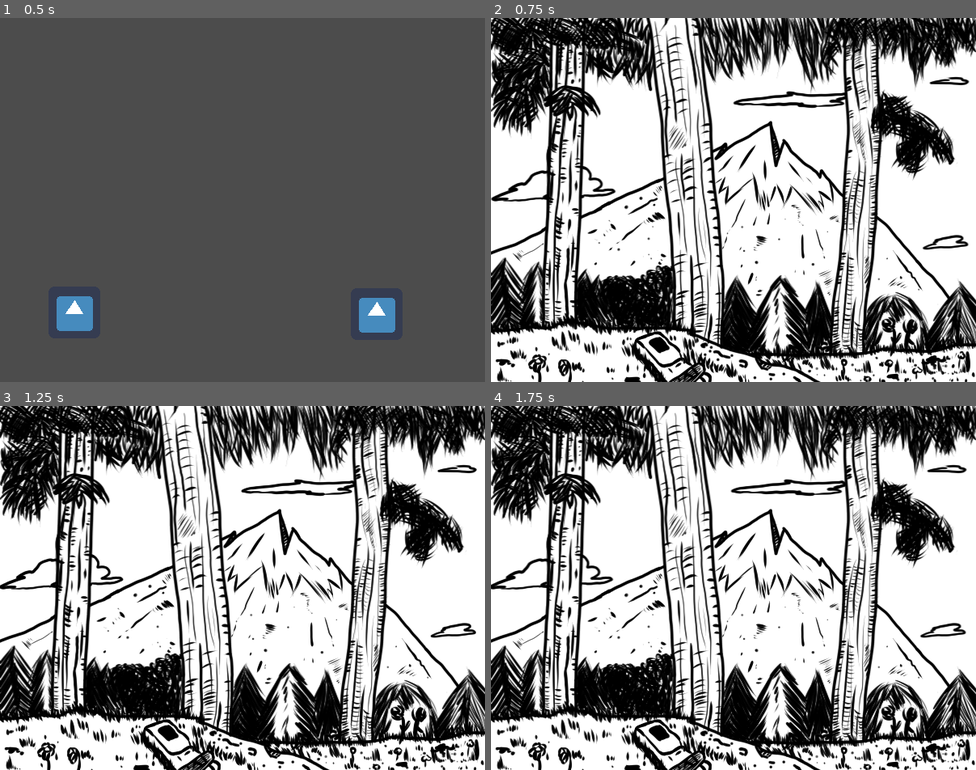
Above: before the commit, frames 1-4 (two rows, left to right).
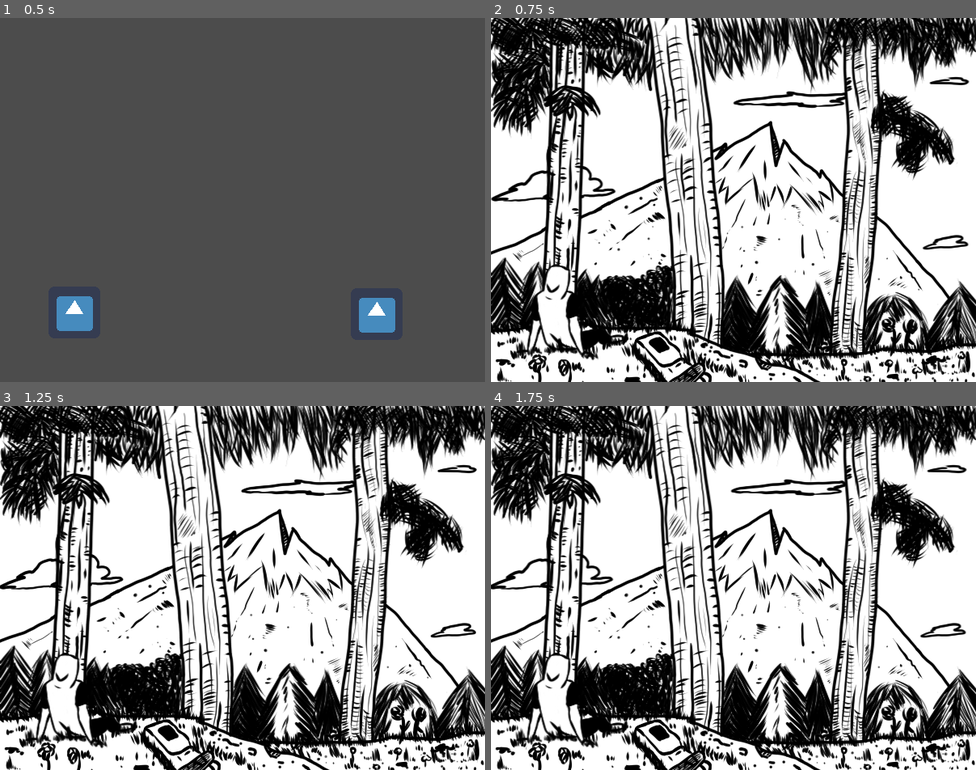
Above: after the commit, the same moments.

Repository: Ant0yne/35hJam_Edition-1
Game: Godot game, scene res://Scene/Menu.tscn
Same seed, same stepped clock (60 frames per second), same inputs: the game is played once before the commit and once after it. The engine's default icon, where the game draws it, is replaced by a stand-in: a white triangle on a blue panel in a dark square.
Inputs (mouse positions are in pixels of both pictures, inside the frame that each line leads up to):
- Up to frame 1 (0.5 s): no input
- Up to frame 2 (0.75 s): click (563, 312) at 0.5 s
- Up to frame 3 (1.25 s): no input
- Up to frame 4 (1.75 s): no input

Frame 1 is identical in both runs. In frame 2, 1.9% of the frame differs, in the area x 5-29%, y 67-94%; in frame 3, 1.9%; in frame 4, 1.9%.

Commit message:
Jour 1 Saison 1 fini

Diff:
--- a/Scene/Main.tscn
+++ b/Scene/Main.tscn
@@ -1,8 +1,8 @@
-[gd_scene load_steps=20 format=2]
+[gd_scene load_steps=53 format=2]
 
 [ext_resource path="res://Scene/Main.gd" type="Script" id=1]
 [ext_resource path="res://Graphisme/Jour 1 Saison 1/Herbe sac.png" type="Texture" id=2]
-[ext_resource path="res://Placeholder/Personnage.png" type="Texture" id=3]
+[ext_resource path="res://Graphisme/Jour 1 Saison 1/PersonnageJ1S1/personnageJour1Saison10021.png" type="Texture" id=3]
 [ext_resource path="res://Placeholder/Fond Blanc.png" type="Texture" id=4]
 [ext_resource path="res://Graphisme/Jour 1 Saison 1/Arbre premoer plan.png" type="Texture" id=5]
 [ext_resource path="res://Graphisme/Jour 1 Saison 1/Arbre second plan.png" type="Texture" id=6]
@@ -10,6 +10,37 @@
 [ext_resource path="res://Graphisme/Jour 1 Saison 1/Montagne.png" type="Texture" id=8]
 [ext_resource path="res://Graphisme/Jour 1 Saison 1/Premier plan.png" type="Texture" id=9]
 [ext_resource path="res://Graphisme/Jour 1 Saison 1/nuage.png" type="Texture" id=10]
+[ext_resource path="res://Graphisme/Jour 1 Saison 1/PersonnageJ1S1/personnageJour1Saison10003.png" type="Texture" id=11]
+[ext_resource path="res://Graphisme/Jour 1 Saison 1/PersonnageJ1S1/personnageJour1Saison10013.png" type="Texture" id=12]
+[ext_resource path="res://Graphisme/Jour 1 Saison 1/PersonnageJ1S1/personnageJour1Saison10007.png" type="Texture" id=13]
+[ext_resource path="res://Graphisme/Jour 1 Saison 1/PersonnageJ1S1/personnageJour1Saison10015.png" type="Texture" id=14]
+[ext_resource path="res://Graphisme/Jour 1 Saison 1/PersonnageJ1S1/personnageJour1Saison10000.png" type="Texture" id=15]
+[ext_resource path="res://Graphisme/Jour 1 Saison 1/PersonnageJ1S1/personnageJour1Saison10002.png" type="Texture" id=16]
+[ext_resource path="res://Graphisme/Jour 1 Saison 1/PersonnageJ1S1/personnageJour1Saison10001.png" type="Texture" id=17]
+[ext_resource path="res://Graphisme/Jour 1 Saison 1/PersonnageJ1S1/personnageJour1Saison10004.png" type="Texture" id=18]
+[ext_resource path="res://Graphisme/Jour 1 Saison 1/PersonnageJ1S1/personnageJour1Saison10005.png" type="Texture" id=19]
+[ext_resource path="res://Graphisme/Jour 1 Saison 1/PersonnageJ1S1/personnageJour1Saison10006.png" type="Texture" id=20]
+[ext_resource path="res://Graphisme/Jour 1 Saison 1/PersonnageJ1S1/personnageJour1Saison10008.png" type="Texture" id=21]
+[ext_resource path="res://Graphisme/Jour 1 Saison 1/PersonnageJ1S1/personnageJour1Saison10010.png" type="Texture" id=22]
+[ext_resource path="res://Graphisme/Jour 1 Saison 1/PersonnageJ1S1/personnageJour1Saison10011.png" type="Texture" id=23]
+[ext_resource path="res://Graphisme/Jour 1 Saison 1/PersonnageJ1S1/personnageJour1Saison10014.png" type="Texture" id=24]
+[ext_resource path="res://Graphisme/Jour 1 Saison 1/PersonnageJ1S1/personnageJour1Saison10016.png" type="Texture" id=25]
+[ext_resource path="res://Graphisme/Jour 1 Saison 1/PersonnageJ1S1/personnageJour1Saison10017.png" type="Texture" id=26]
+[ext_resource path="res://Graphisme/Jour 1 Saison 1/PersonnageJ1S1/personnageJour1Saison10012.png" type="Texture" id=27]
+[ext_resource path="res://Graphisme/Jour 1 Saison 1/PersonnageJ1S1/personnageJour1Saison10009.png" type="Texture" id=28]
+[ext_resource path="res://Graphisme/Jour 1 Saison 1/PersonnageJ1S1/personnageJour1Saison10018.png" type="Texture" id=29]
+[ext_resource path="res://Graphisme/Jour 1 Saison 1/PersonnageJ1S1/personnageJour1Saison10019.png" type="Texture" id=30]
+[ext_resource path="res://Graphisme/Jour 1 Saison 1/PersonnageJ1S1/personnageJour1Saison10020.png" type="Texture" id=31]
+[ext_resource path="res://Graphisme/Jour 1 Saison 1/PersonnageJ1S1/personnageJour1Saison10025.png" type="Texture" id=32]
+[ext_resource path="res://Graphisme/Jour 1 Saison 1/PersonnageJ1S1/personnageJour1Saison10023.png" type="Texture" id=33]
+[ext_resource path="res://Graphisme/Jour 1 Saison 1/PersonnageJ1S1/personnageJour1Saison10027.png" type="Texture" id=34]
+[ext_resource path="res://Graphisme/Jour 1 Saison 1/PersonnageJ1S1/personnageJour1Saison10022.png" type="Texture" id=35]
+[ext_resource path="res://Graphisme/Jour 1 Saison 1/PersonnageJ1S1/personnageJour1Saison10026.png" type="Texture" id=36]
+[ext_resource path="res://Graphisme/Jour 1 Saison 1/PersonnageJ1S1/personnageJour1Saison10024.png" type="Texture" id=37]
+[ext_resource path="res://Graphisme/Jour 1 Saison 1/PersonnageJ1S1/personnageJour1Saison10028.png" type="Texture" id=38]
+[ext_resource path="res://Graphisme/Jour 1 Saison 1/PersonnageJ1S1/personnageJour1Saison10030.png" type="Texture" id=39]
+[ext_resource path="res://Graphisme/Jour 1 Saison 1/PersonnageJ1S1/personnageJour1Saison10029.png" type="Texture" id=40]
+[ext_resource path="res://Graphisme/Jour 1 Saison 1/Herbe Perso.png" type="Texture" id=41]
 
 [sub_resource type="Shader" id=7]
 code = "// original wind shader from https://github.com/Maujoe/godot-simple-wind-shader-2d/tree/master/assets/maujoe.simple_wind_shader_2d
@@ -125,14 +156,6 @@
 shader_param/heightOffset = null
 shader_param/offset = 0.0
 
-[sub_resource type="SpriteFrames" id=1]
-animations = [ {
-"frames": [ ExtResource( 3 ), null, ExtResource( 3 ), ExtResource( 3 ), ExtResource( 3 ), ExtResource( 3 ) ],
-"loop": true,
-"name": "default",
-"speed": 5.0
-} ]
-
 [sub_resource type="Shader" id=5]
 code = "// original wind shader from https://github.com/Maujoe/godot-simple-wind-shader-2d/tree/master/assets/maujoe.simple_wind_shader_2d
 // original script modified by HungryProton so that the assets are moving differently : https://pastebin.com/VL3AfV8D
@@ -247,6 +270,71 @@
 shader_param/heightOffset = null
 shader_param/offset = 0.0
 
+[sub_resource type="SpriteFrames" id=1]
+animations = [ {
+"frames": [ ExtResource( 15 ), ExtResource( 17 ), ExtResource( 16 ), ExtResource( 11 ), ExtResource( 18 ), ExtResource( 19 ), ExtResource( 20 ), ExtResource( 13 ), ExtResource( 21 ), ExtResource( 28 ), ExtResource( 22 ), ExtResource( 23 ), ExtResource( 27 ), ExtResource( 12 ), ExtResource( 24 ), ExtResource( 14 ), ExtResource( 25 ), ExtResource( 26 ), ExtResource( 29 ), ExtResource( 30 ), ExtResource( 31 ), ExtResource( 3 ), ExtResource( 35 ), ExtResource( 33 ), ExtResource( 37 ), ExtResource( 32 ), ExtResource( 36 ), ExtResource( 34 ), ExtResource( 38 ), ExtResource( 40 ), ExtResource( 39 ) ],
+"loop": true,
+"name": "default",
+"speed": 12.0
+} ]
+
+[sub_resource type="Shader" id=11]
+code = "// original wind shader from https://github.com/Maujoe/godot-simple-wind-shader-2d/tree/master/assets/maujoe.simple_wind_shader_2d
+// original script modified by HungryProton so that the assets are moving differently : https://pastebin.com/VL3AfV8D
+//
+// speed - The speed of the wind movement.
+// minStrength - The minimal strength of the wind movement.
+// maxStrength - The maximal strength of the wind movement.
+// strengthScale - Scalefactor for the wind strength.
+// interval - The time between minimal and maximal strength changes.
+// detail - The detail (number of waves) of the wind movement.
+// distortion - The strength of geometry distortion.
+// heightOffset - The height where the wind begins to move. By default 0.0.
+
+shader_type canvas_item;
+render_mode blend_mix;
+
+// Wind settings.
+uniform float speed = 2;
+uniform float minStrength : hint_range(0.0, 1.0) = 0.05;
+uniform float maxStrength : hint_range(0.0, 1.0) = 0.01;
+uniform float strengthScale = 100.0;
+uniform float interval = 50;
+uniform float detail = 1.0;
+uniform float distortion : hint_range(0.0, 1.0);
+uniform float heightOffset : hint_range(0.0, 1.0);
+
+// With the offset value, you can if you want different moves for each asset. Just put a random value (1, 2, 3) in the editor. Don't forget to mark the material as unique if you use this
+uniform float offset = 0;
+
+
+float getWind(vec2 vertex, vec2 uv, float time){
+    float diff = pow(maxStrength - minStrength, 2.0);
+    float strength = clamp(minStrength + diff + sin(time / interval) * diff, minStrength, maxStrength) * strengthScale;
+    float wind = (sin(time) + cos(time * detail)) * strength * max(0.0, (1.0-uv.y) - heightOffset);
+
+    return wind;
+}
+
+void vertex() {
+    vec4 pos = WORLD_MATRIX * vec4(0.0, 0.0, 0.0, 1.0);
+    float time = TIME * speed + offset;
+    //float time = TIME * speed + pos.x * pos.y  ; not working when moving...
+    VERTEX.x += getWind(VERTEX.xy, UV, time);
+}"
+
+[sub_resource type="ShaderMaterial" id=12]
+shader = SubResource( 11 )
+shader_param/speed = 2.0
+shader_param/minStrength = 0.05
+shader_param/maxStrength = 0.01
+shader_param/strengthScale = 100.0
+shader_param/interval = 50.0
+shader_param/detail = 1.0
+shader_param/distortion = null
+shader_param/heightOffset = null
+shader_param/offset = 0.0
+
 [node name="Main" type="Node2D"]
 script = ExtResource( 1 )
 
@@ -271,13 +359,6 @@
 material = SubResource( 4 )
 position = Vector2( 300, 225 )
 texture = ExtResource( 5 )
-
-[node name="Personnage" type="AnimatedSprite" parent="."]
-visible = false
-position = Vector2( 300, 225 )
-frames = SubResource( 1 )
-frame = 4
-playing = true
 
 [node name="Premier plan" type="Sprite" parent="."]
 material = SubResource( 6 )
@@ -293,3 +374,13 @@
 position = Vector2( 626.166, 520.72 )
 texture = ExtResource( 2 )
 offset = Vector2( -326.166, -295.72 )
+
+[node name="Personnage" type="AnimatedSprite" parent="."]
+position = Vector2( 99.1428, 362.122 )
+frames = SubResource( 1 )
+frame = 19
+playing = true
+
+[node name="Herbe Perso" type="Sprite" parent="Personnage"]
+material = SubResource( 12 )
+texture = ExtResource( 41 )
Binary file added: Graphisme/Jour 1 Saison 1/Herbe Perso.png
Not shown, added: Graphisme/Jour 1 Saison 1/Herbe Perso.png.import
Binary file added: Graphisme/Jour 1 Saison 1/PersonnageJ1S1/personnageJour1Saison10000.png
Not shown, added: Graphisme/Jour 1 Saison 1/PersonnageJ1S1/personnageJour1Saison10000.png.import
Binary file added: Graphisme/Jour 1 Saison 1/PersonnageJ1S1/personnageJour1Saison10001.png
Not shown, added: Graphisme/Jour 1 Saison 1/PersonnageJ1S1/personnageJour1Saison10001.png.import
Binary file added: Graphisme/Jour 1 Saison 1/PersonnageJ1S1/personnageJour1Saison10002.png
Not shown, added: Graphisme/Jour 1 Saison 1/PersonnageJ1S1/personnageJour1Saison10002.png.import
Binary file added: Graphisme/Jour 1 Saison 1/PersonnageJ1S1/personnageJour1Saison10003.png
Not shown, added: Graphisme/Jour 1 Saison 1/PersonnageJ1S1/personnageJour1Saison10003.png.import
Binary file added: Graphisme/Jour 1 Saison 1/PersonnageJ1S1/personnageJour1Saison10004.png
Not shown, added: Graphisme/Jour 1 Saison 1/PersonnageJ1S1/personnageJour1Saison10004.png.import
(and 52 more such lines)
